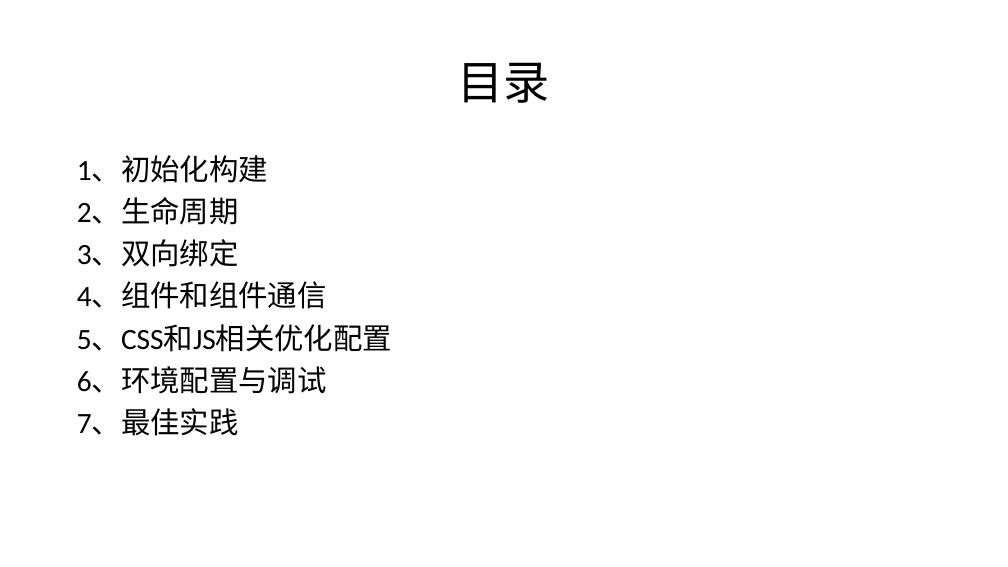
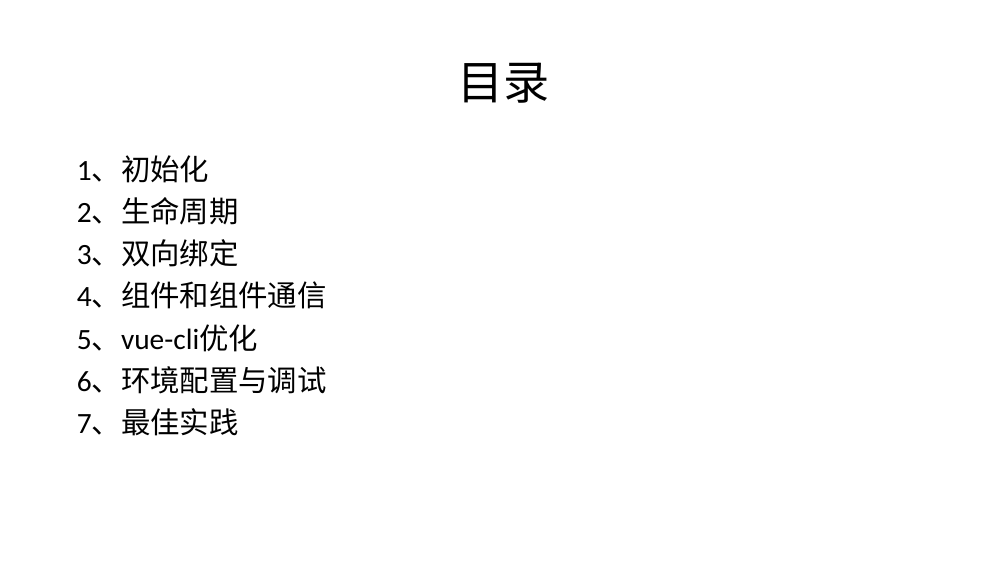
Before and after one commit to liwenxin-jam/vuecli3-starter, a slide deck: slide 2 of doc/vue.pptx. Drawn at 1008x567 pixels with LibreOffice and Linux fonts; fonts in the diff are those of the drawing. Boxes give left, top, right and bottom in pixels: in the first picture for what was removed or moved away, otherwise in the second. Text is boxed around its words. In the diff, an @@ line names an element or a change of style, - is before the commit and + after.

```diff
--- a/doc/vue.pptx
+++ b/doc/vue.pptx
@@ text at (x1=77, y1=155, x2=209, y2=183): text changed @@
-1、初始化构建
+1、初始化
@@ text at (x1=77, y1=324, x2=258, y2=352): text changed @@
-5、CSS和JS相关优化配置
+5、vue-cli优化
```
Also in this commit, not shown: 16 other slides changed, 2 slides added, 1 slide removed, 1 other file.
